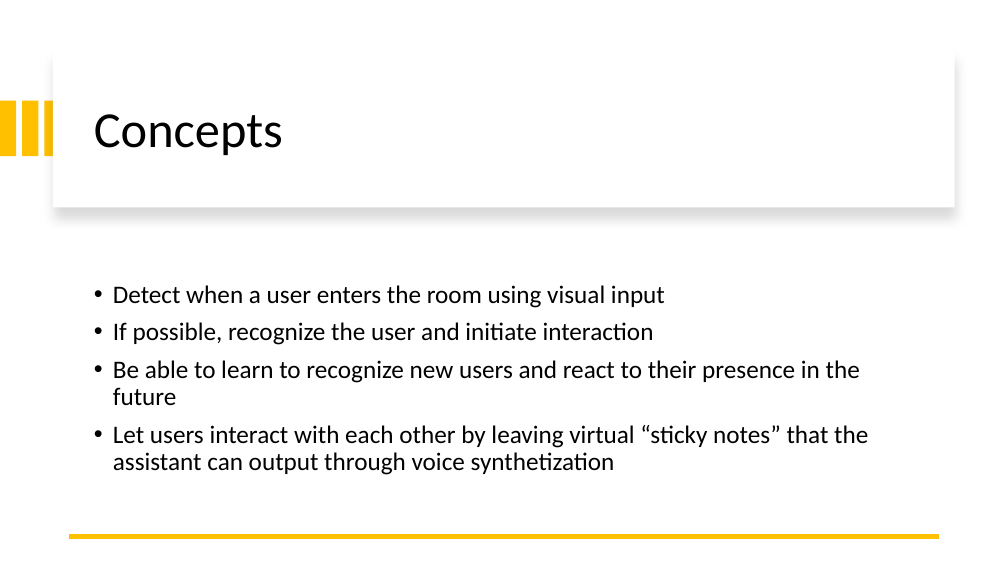
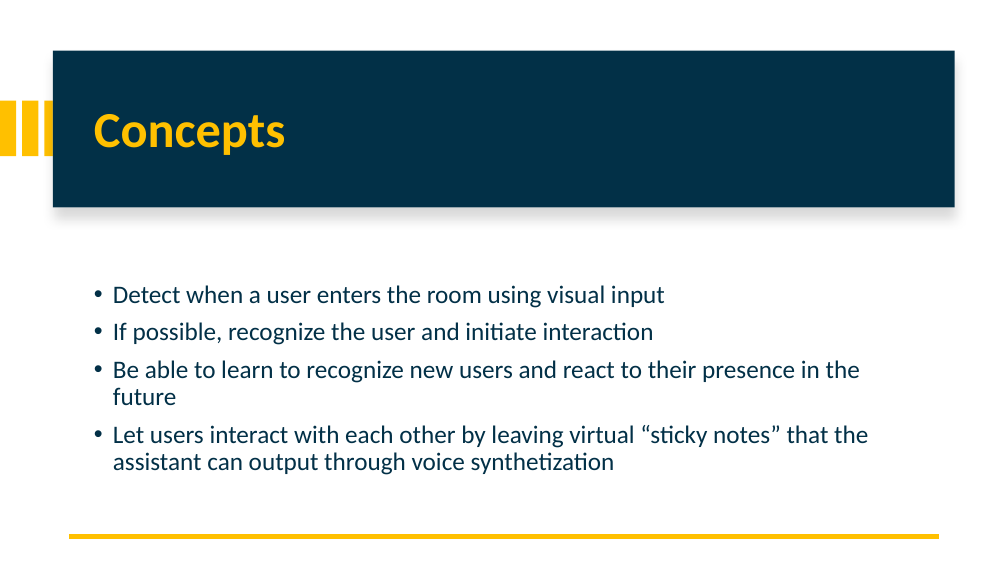
Before and after one commit to attennig/MultimodalMultiuserHomeAssistant, a slide deck: slide 4 of Multimodal personalized multiuser Home Assistant.pptx (slide 3 before the commit). Drawn at 1008x567 pixels with LibreOffice and Linux fonts; fonts in the diff are those of the drawing. Boxes give left, top, right and bottom in pixels: in the first picture for what was removed or moved away, otherwise in the second. Text is boxed around its words. In the diff, an @@ line names an element or a change of style, - is before the commit and + after.

```diff
--- a/Multimodal personalized multiuser Home Assistant.pptx
+++ b/Multimodal personalized multiuser Home Assistant.pptx
@@ rectangle added at <box>53,51,955,207</box>, fill #023047 @@
@@ title "Concepts" at <box>94,114,285,155</box>: text colour #000000 to #FFC000, bold on @@
@@ text "Detect when a user enters ..." at <box>113,285,868,475</box>: text colour #000000 to #023047 @@
```
Also in this commit, not shown: 4 other slides changed, 1 slide added.
